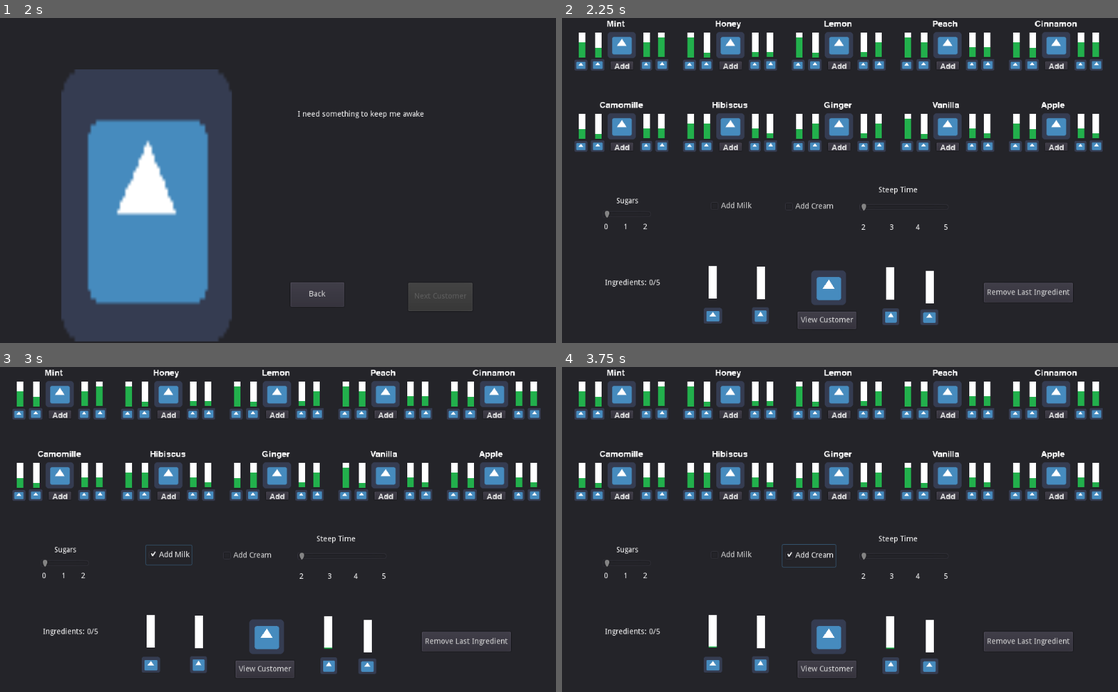
Above: before the commit, frames 1-4 (two rows, left to right).
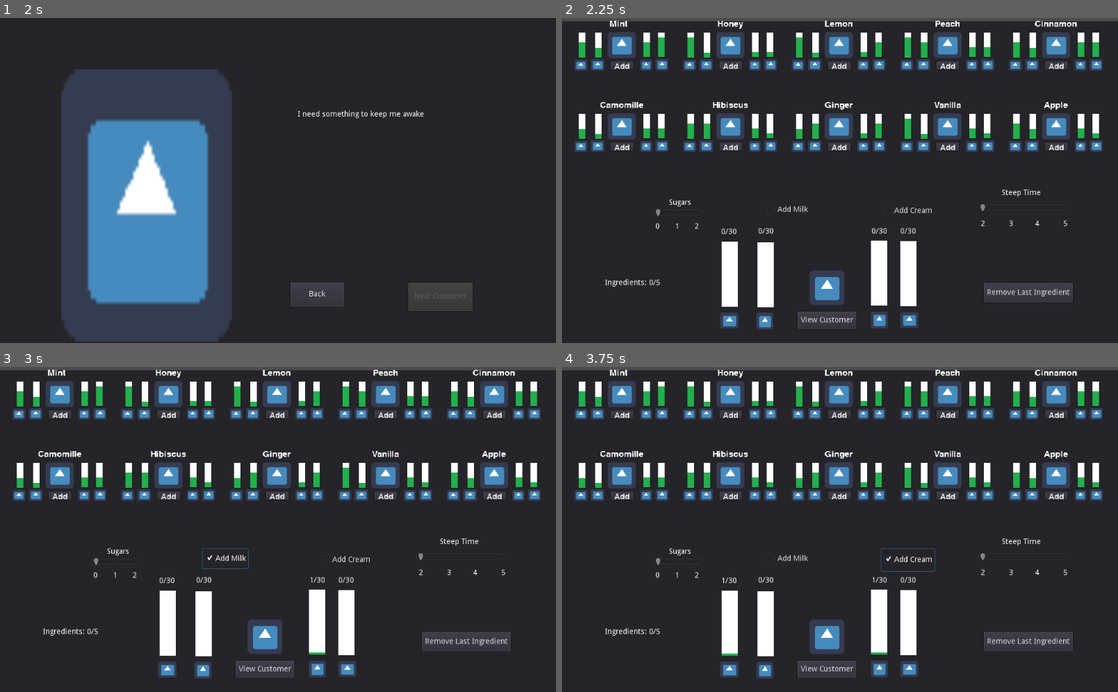
Above: after the commit, the same moments.

Repository: SeanKuehl/TeaTime
Game: Godot game, scene res://MainMenu.tscn
Same seed, same stepped clock (60 frames per second), same inputs: the game is played once before the commit and once after it. The engine's default icon, where the game draws it, is replaced by a stand-in: a white triangle on a blue panel in a dark square.
Inputs:
- Up to frame 1 (2 s): click "Play" at 0.5 s; click "View Customer" at 1.25 s
- Up to frame 2 (2.25 s): click "Back" at 2 s
- Up to frame 3 (3 s): click "Add Milk" at 2.75 s
- Up to frame 4 (3.75 s): click "Add Cream" at 3.5 s

Frame 1 is identical in both runs. In frame 2, 6.2% of the frame differs, in the area x 0-100%, y 0-96%; in frame 3, 6.4%; in frame 4, 6.4%.

Commit message:
moved options, made cup progress bars larger and added cup progress bar value indicators

Diff:
--- a/Ingredient.tscn
+++ b/Ingredient.tscn
@@ -21,10 +21,10 @@
 script = ExtResource( 4 )
 
 [node name="NameLabel" type="Label" parent="."]
-margin_left = -35.0116
-margin_top = -60.0142
-margin_right = 33.9884
-margin_bottom = -36.0142
+margin_left = -28.0811
+margin_top = -60.0
+margin_right = 27.9189
+margin_bottom = -36.0
 grow_horizontal = 2
 custom_fonts/font = SubResource( 1 )
 text = "Name"
--- a/MainScene.gd
+++ b/MainScene.gd
@@ -57,10 +57,19 @@
 	$CustomerMenu.ShowCustomerMenu()
 
 
+func _process(_delta):
+	$TeaCupSweetAmount.text = str(sweetValue)+"/"+str($SweetIndicator.max_value)
+	$TeaCupSourAmount.text = str(sourValue)+"/"+str($SourIndicator.max_value)
+	$TeaCupSavoryAmount.text = str(savoryValue)+"/"+str($SavoryIndicator.max_value)
+	$TeaCupCaffieneAmount.text = str(caffieneValue) +"/"+str($CaffieneIndicator.max_value)
 
 func HideMainScene():
 
 
+	$TeaCupSweetAmount.hide()
+	$TeaCupSourAmount.hide()
+	$TeaCupSavoryAmount.hide()
+	$TeaCupCaffieneAmount.hide()
 	#hide Ingredients
 	for x in ingredientObjectList:
 		x.hide()
@@ -69,6 +78,10 @@
 
 func ShowMainScene():
 
+	$TeaCupSweetAmount.show()
+	$TeaCupSourAmount.show()
+	$TeaCupSavoryAmount.show()
+	$TeaCupCaffieneAmount.show()
 	#hide Ingredients
 	for x in ingredientObjectList:
 		x.show()
--- a/MainScene.tscn
+++ b/MainScene.tscn
@@ -1,8 +1,8 @@
 [gd_scene load_steps=6 format=2]
 
 [ext_resource path="res://icon.png" type="Texture" id=1]
-[ext_resource path="res://Under.jpg" type="Texture" id=2]
-[ext_resource path="res://Progress.jpg" type="Texture" id=3]
+[ext_resource path="res://BigProgress.jpg" type="Texture" id=2]
+[ext_resource path="res://BigUnder.jpg" type="Texture" id=3]
 [ext_resource path="res://MainScene.gd" type="Script" id=4]
 [ext_resource path="res://CustomerMenu.tscn" type="PackedScene" id=5]
 
@@ -15,14 +15,15 @@
 }
 
 [node name="Panel" type="Panel" parent="."]
+margin_top = 5.99323
 margin_right = 1031.0
-margin_bottom = 604.0
+margin_bottom = 609.993
 __meta__ = {
 "_edit_use_anchors_": false
 }
 
 [node name="TeaCup" type="Sprite" parent="."]
-position = Vector2( 491, 498 )
+position = Vector2( 488.003, 498 )
 texture = ExtResource( 1 )
 
 [node name="PresentButton" type="Button" parent="."]
@@ -36,120 +37,126 @@
 }
 
 [node name="SweetIndicator" type="TextureProgress" parent="."]
-margin_left = 270.192
-margin_top = 457.983
-margin_right = 285.192
-margin_bottom = 518.983
-max_value = 30.0
-texture_under = ExtResource( 2 )
-texture_progress = ExtResource( 3 )
+margin_left = 294.165
+margin_top = 413.034
+margin_right = 324.165
+margin_bottom = 533.034
+max_value = 30.0
+texture_under = ExtResource( 3 )
+texture_progress = ExtResource( 2 )
 fill_mode = 3
 __meta__ = {
 "_edit_use_anchors_": false
 }
 
 [node name="SweetImage" type="Sprite" parent="."]
-position = Vector2( 277.67, 549.835 )
+position = Vector2( 308.385, 558.825 )
 scale = Vector2( 0.53125, 0.453125 )
 texture = ExtResource( 1 )
 
 [node name="SourIndicator" type="TextureProgress" parent="."]
-margin_left = 359.071
-margin_top = 458.569
-margin_right = 375.071
-margin_bottom = 519.569
-max_value = 30.0
-texture_under = ExtResource( 2 )
-texture_progress = ExtResource( 3 )
-fill_mode = 3
+margin_left = 359.82
+margin_top = 413.62
+margin_right = 389.82
+margin_bottom = 533.62
+max_value = 30.0
+texture_under = ExtResource( 3 )
+texture_progress = ExtResource( 2 )
+fill_mode = 3
+__meta__ = {
+"_edit_use_anchors_": false
+}
 
 [node name="SourImage" type="Sprite" parent="."]
-position = Vector2( 365.5, 549.5 )
+position = Vector2( 373.741, 559.988 )
 scale = Vector2( 0.484375, 0.484375 )
 texture = ExtResource( 1 )
 
 [node name="SavoryIndicator" type="TextureProgress" parent="."]
-margin_left = 596.657
-margin_top = 460.154
-margin_right = 612.657
-margin_bottom = 520.154
-max_value = 30.0
-texture_under = ExtResource( 2 )
-texture_progress = ExtResource( 3 )
+margin_left = 568.938
+margin_top = 411.459
+margin_right = 598.938
+margin_bottom = 531.459
+max_value = 30.0
+texture_under = ExtResource( 3 )
+texture_progress = ExtResource( 2 )
 fill_mode = 3
 __meta__ = {
 "_edit_use_anchors_": false
 }
 
 [node name="SavoryImage" type="Sprite" parent="."]
-position = Vector2( 605.5, 551.5 )
+position = Vector2( 584.524, 557.493 )
 scale = Vector2( 0.484375, 0.484375 )
 texture = ExtResource( 1 )
 
 [node name="CaffieneIndicator" type="TextureProgress" parent="."]
-margin_left = 670.485
-margin_top = 467.397
-margin_right = 685.485
-margin_bottom = 527.397
-max_value = 30.0
-texture_under = ExtResource( 2 )
-texture_progress = ExtResource( 3 )
-fill_mode = 3
+margin_left = 622.539
+margin_top = 411.96
+margin_right = 652.539
+margin_bottom = 531.96
+max_value = 30.0
+texture_under = ExtResource( 3 )
+texture_progress = ExtResource( 2 )
+fill_mode = 3
+__meta__ = {
+"_edit_use_anchors_": false
+}
 
 [node name="CaffieneImage" type="Sprite" parent="."]
-position = Vector2( 676.5, 552.5 )
+position = Vector2( 639.791, 557.744 )
 scale = Vector2( 0.515626, 0.453125 )
 texture = ExtResource( 1 )
 
 [node name="SugarsSlider" type="HSlider" parent="."]
-margin_left = 75.0
-margin_top = 341.0
-margin_right = 164.0
-margin_bottom = 384.0
+margin_left = 168.644
+margin_top = 338.003
+margin_right = 257.644
+margin_bottom = 381.003
 max_value = 2.0
 __meta__ = {
 "_edit_use_anchors_": false
 }
 
 [node name="SugarsValues" type="Label" parent="."]
-margin_left = 77.0
-margin_top = 379.0
-margin_right = 169.0
-margin_bottom = 398.0
+margin_left = 172.143
+margin_top = 377.502
+margin_right = 264.143
+margin_bottom = 396.502
 text = "0       1       2"
 __meta__ = {
 "_edit_use_anchors_": false
 }
 
 [node name="SugarsLabel" type="Label" parent="."]
-margin_left = 99.6072
-margin_top = 331.482
-margin_right = 140.607
-margin_bottom = 345.482
+margin_left = 196.997
+margin_top = 333.729
+margin_right = 237.997
+margin_bottom = 347.729
 text = "Sugars"
 
 [node name="AddMilk" type="CheckBox" parent="."]
-margin_left = 268.761
-margin_top = 329.41
-margin_right = 352.761
-margin_bottom = 365.41
+margin_left = 372.893
+margin_top = 336.152
+margin_right = 456.893
+margin_bottom = 372.152
 text = "Add Milk"
 
 [node name="AddCream" type="CheckBox" parent="."]
-margin_left = 405.52
-margin_top = 328.221
-margin_right = 503.52
-margin_bottom = 369.221
+margin_left = 587.564
+margin_top = 336.462
+margin_right = 685.564
+margin_bottom = 377.462
 text = "Add Cream"
 __meta__ = {
 "_edit_use_anchors_": false
 }
 
 [node name="SteepTimeSlider" type="HSlider" parent="."]
-margin_left = 548.276
-margin_top = 323.323
-margin_right = 712.276
-margin_bottom = 376.323
+margin_left = 767.029
+margin_top = 324.072
+margin_right = 931.029
+margin_bottom = 377.072
 min_value = 2.0
 max_value = 5.0
 value = 2.0
@@ -158,20 +165,20 @@
 }
 
 [node name="SteepTimeLabel" type="Label" parent="."]
-margin_left = 583.091
-margin_top = 310.782
-margin_right = 685.091
-margin_bottom = 335.782
+margin_left = 810.085
+margin_top = 316.026
+margin_right = 912.085
+margin_bottom = 341.026
 text = "Steep Time"
 __meta__ = {
 "_edit_use_anchors_": false
 }
 
 [node name="SteepTimeValues" type="Label" parent="."]
-margin_left = 551.0
-margin_top = 380.0
-margin_right = 717.0
-margin_bottom = 394.0
+margin_left = 770.502
+margin_top = 372.508
+margin_right = 936.502
+margin_bottom = 386.508
 text = "2           3          4           5"
 
 [node name="RemoveLastIngredient" type="Button" parent="."]
@@ -193,6 +200,38 @@
 margin_top = 717.894
 margin_right = 62.3682
 margin_bottom = 717.894
+
+[node name="TeaCupSweetAmount" type="Label" parent="."]
+margin_left = 293.0
+margin_top = 388.0
+margin_right = 323.0
+margin_bottom = 402.0
+grow_horizontal = 2
+text = "0/30"
+
+[node name="TeaCupSourAmount" type="Label" parent="."]
+margin_left = 361.334
+margin_top = 387.331
+margin_right = 390.334
+margin_bottom = 401.331
+grow_horizontal = 2
+text = "0/30"
+
+[node name="TeaCupSavoryAmount" type="Label" parent="."]
+margin_left = 570.0
+margin_top = 387.0
+margin_right = 598.0
+margin_bottom = 403.0
+grow_horizontal = 2
+text = "0/30"
+
+[node name="TeaCupCaffieneAmount" type="Label" parent="."]
+margin_left = 623.0
+margin_top = 387.0
+margin_right = 652.0
+margin_bottom = 401.0
+grow_horizontal = 2
+text = "0/30"
 [connection signal="pressed" from="PresentButton" to="." method="_on_PresentButton_pressed"]
 [connection signal="value_changed" from="SugarsSlider" to="." method="_on_SugarsSlider_value_changed"]
 [connection signal="pressed" from="AddMilk" to="." method="_on_AddMilk_pressed"]
Binary file added: BigProgress.jpg
Not shown, added: BigProgress.jpg.import
Binary file added: BigUnder.jpg
Not shown, added: BigUnder.jpg.import
